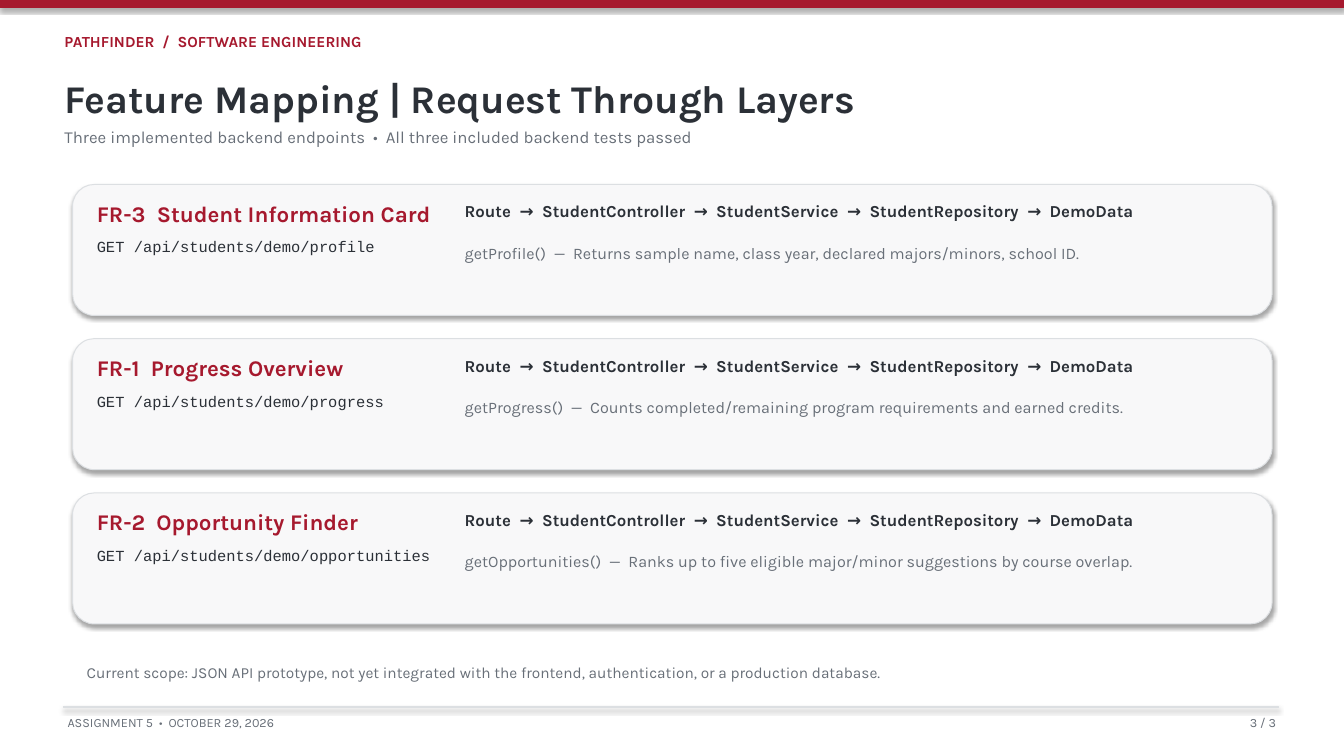
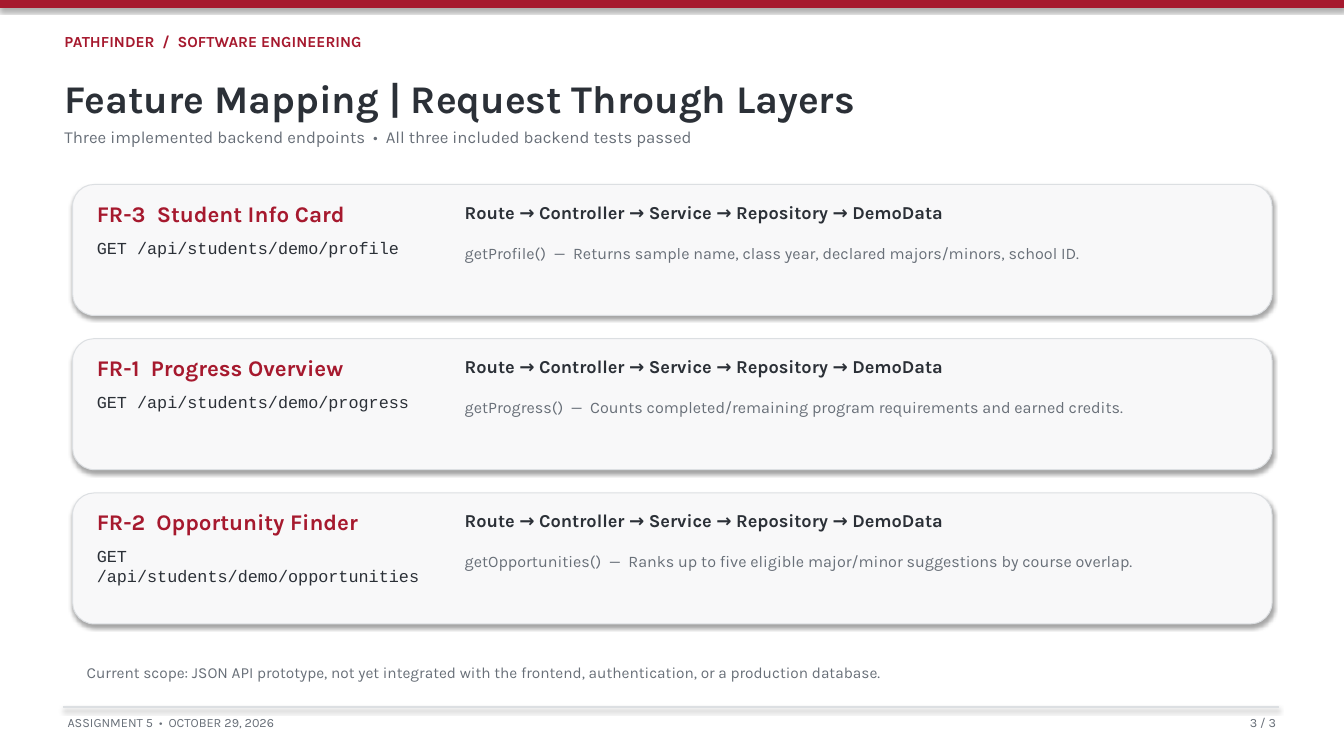
Before and after one commit to atalwar0312/Muhlenberg-PathFinder, a slide deck: slide 3 of docs/presentations/assignment-05-internal-server-architecture.pptx. Drawn at 1344x756 pixels with LibreOffice and Linux fonts; fonts in the diff are those of the drawing. Boxes give left, top, right and bottom in pixels: in the first picture for what was removed or moved away, otherwise in the second. Text is boxed around its words. In the diff, an @@ line names an element or a change of style, - is before the commit and + after.

```diff
--- a/docs/presentations/assignment-05-internal-server-architecture.pptx
+++ b/docs/presentations/assignment-05-internal-server-architecture.pptx
@@ text at (97,206,345,223): text changed @@
-FR-3 Student Information Card
+FR-3 Student Info Card
@@ text at (465,206,943,224): text changed; size 12 to 13 pt @@
-Route → StudentController → StudentService → StudentRepository → DemoData
+Route → Controller → Service → Repository → DemoData
@@ text at (465,360,943,378): text changed; size 12 to 13 pt @@
-Route → StudentController → StudentService → StudentRepository → DemoData
+Route → Controller → Service → Repository → DemoData
@@ text at (465,514,943,532): text changed; size 12 to 13 pt @@
-Route → StudentController → StudentService → StudentRepository → DemoData
+Route → Controller → Service → Repository → DemoData
@@ size 11 to 12 pt in 3 elements at (97,242,399,258), (97,396,409,412), (97,551,419,586) @@
```
Also in this commit, not shown: 1 other slide changed, 1 other file.
